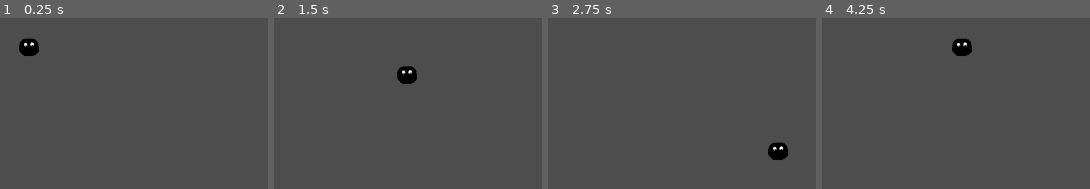
Above: before the commit, frames 1-4 (left to right).
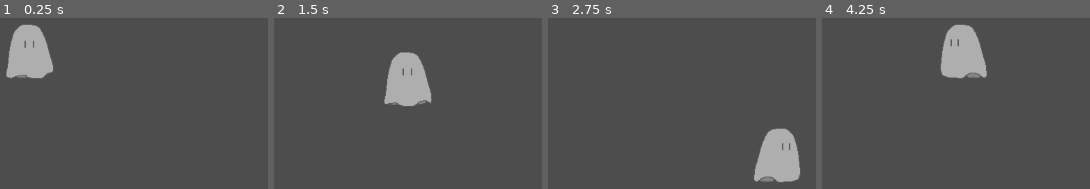
Above: after the commit, the same moments.

Repository: Akarui/GhostGame
Game: Godot game, scene res://init_node.tscn
Same seed, same stepped clock (60 frames per second), same inputs: the game is played once before the commit and once after it.
Inputs:
- Up to frame 1 (0.25 s): no input
- Up to frame 2 (1.5 s): tap Enter at 0.5 s; hold D (move_right) 0.53-1.28 s; hold S (move_down) from 1.28 s (still down)
- Up to frame 3 (2.75 s): release S (move_down) at 2.03 s; hold D (move_right) from 2.03 s (still down)
- Up to frame 4 (4.25 s): release D (move_right) at 2.78 s; hold W (move_up) 2.78-3.53 s; hold A (move_left) from 3.53 s (still down)

The runs differ from the first frame. In frame 1, 4.3% of the frame differs, in the area x 2-20%, y 4-36%; in frame 2, 4.2%; in frame 3, 4.3%, in the area x 76-95%, y 64-96%; in frame 4, 4.3%.

Commit message:
Add new player animations

Diff:
--- a/Player.gd
+++ b/Player.gd
@@ -29,9 +29,16 @@
 
 	if velocity.length() > 0:
 		velocity = velocity.normalized() * speed
-		$AnimatedSprite2D.play()
+		if (velocity.x > 0):
+			$AnimatedSprite2D.play("walk_right")
+		if (velocity.x < 0):
+			$AnimatedSprite2D.play("walk_left")
+		if (velocity.y < 0):
+			$AnimatedSprite2D.play("walk_up")
+		if (velocity.y > 0):
+			$AnimatedSprite2D.play("walk_down")
 	else:
-		$AnimatedSprite2D.stop()
+		$AnimatedSprite2D.play("idle")
 
 	position += velocity * delta
 
--- a/init_node.tscn
+++ b/init_node.tscn
@@ -1,20 +1,182 @@
-[gd_scene load_steps=5 format=3 uid="uid://c1y5rdvdeig4p"]
+[gd_scene load_steps=29 format=3 uid="uid://c1y5rdvdeig4p"]
 
 [ext_resource type="Script" path="res://Player.gd" id="1_dd6sy"]
-[ext_resource type="Texture2D" uid="uid://cmw4oewmmoa02" path="res://temp_assets/Player1.png" id="2_2lxco"]
+[ext_resource type="Texture2D" uid="uid://u7qhlb2a3lvd" path="res://character_assets/char_walk_idle_ghost.png" id="2_f2d8w"]
+[ext_resource type="Texture2D" uid="uid://ur8bypw8u5oo" path="res://character_assets/char_walk_right_ghost-Sheet.png" id="2_qjd5w"]
+[ext_resource type="Texture2D" uid="uid://hf2k3um1rkw4" path="res://character_assets/char_walk_left_ghost-Sheet.png" id="3_lwqo4"]
+[ext_resource type="Texture2D" uid="uid://dl4y6ufiao5ox" path="res://character_assets/char_walk_down_ghost-Sheet.png" id="5_tr5kb"]
+[ext_resource type="Texture2D" uid="uid://cf0ljitpj0th7" path="res://character_assets/char_walk_up_ghost-Sheet.png" id="6_k2xrf"]
+
+[sub_resource type="AtlasTexture" id="AtlasTexture_4pjj3"]
+atlas = ExtResource("2_f2d8w")
+region = Rect2(0, 0, 100, 100)
+
+[sub_resource type="AtlasTexture" id="AtlasTexture_y70ec"]
+atlas = ExtResource("2_f2d8w")
+region = Rect2(100, 0, 100, 100)
+
+[sub_resource type="AtlasTexture" id="AtlasTexture_rhlsu"]
+atlas = ExtResource("2_f2d8w")
+region = Rect2(200, 0, 100, 100)
+
+[sub_resource type="AtlasTexture" id="AtlasTexture_8e1g6"]
+atlas = ExtResource("2_f2d8w")
+region = Rect2(300, 0, 100, 100)
+
+[sub_resource type="AtlasTexture" id="AtlasTexture_x4qxw"]
+atlas = ExtResource("5_tr5kb")
+region = Rect2(0, 0, 100, 100)
+
+[sub_resource type="AtlasTexture" id="AtlasTexture_2rbf8"]
+atlas = ExtResource("5_tr5kb")
+region = Rect2(100, 0, 100, 100)
+
+[sub_resource type="AtlasTexture" id="AtlasTexture_3m4p6"]
+atlas = ExtResource("5_tr5kb")
+region = Rect2(200, 0, 100, 100)
+
+[sub_resource type="AtlasTexture" id="AtlasTexture_w38hw"]
+atlas = ExtResource("5_tr5kb")
+region = Rect2(300, 0, 100, 100)
+
+[sub_resource type="AtlasTexture" id="AtlasTexture_ivyxo"]
+atlas = ExtResource("3_lwqo4")
+region = Rect2(0, 0, 100, 100)
+
+[sub_resource type="AtlasTexture" id="AtlasTexture_w371s"]
+atlas = ExtResource("3_lwqo4")
+region = Rect2(100, 0, 100, 100)
+
+[sub_resource type="AtlasTexture" id="AtlasTexture_nf8o8"]
+atlas = ExtResource("3_lwqo4")
+region = Rect2(200, 0, 100, 100)
+
+[sub_resource type="AtlasTexture" id="AtlasTexture_uef4q"]
+atlas = ExtResource("3_lwqo4")
+region = Rect2(300, 0, 100, 100)
+
+[sub_resource type="AtlasTexture" id="AtlasTexture_1nw18"]
+atlas = ExtResource("2_qjd5w")
+region = Rect2(0, 0, 100, 100)
+
+[sub_resource type="AtlasTexture" id="AtlasTexture_jkh13"]
+atlas = ExtResource("2_qjd5w")
+region = Rect2(100, 0, 100, 100)
+
+[sub_resource type="AtlasTexture" id="AtlasTexture_5d4ur"]
+atlas = ExtResource("2_qjd5w")
+region = Rect2(200, 0, 100, 100)
+
+[sub_resource type="AtlasTexture" id="AtlasTexture_k1v6l"]
+atlas = ExtResource("2_qjd5w")
+region = Rect2(300, 0, 100, 100)
+
+[sub_resource type="AtlasTexture" id="AtlasTexture_wgn7q"]
+atlas = ExtResource("6_k2xrf")
+region = Rect2(0, 0, 100, 100)
+
+[sub_resource type="AtlasTexture" id="AtlasTexture_wdiyn"]
+atlas = ExtResource("6_k2xrf")
+region = Rect2(100, 0, 100, 100)
+
+[sub_resource type="AtlasTexture" id="AtlasTexture_rrvvx"]
+atlas = ExtResource("6_k2xrf")
+region = Rect2(200, 0, 100, 100)
+
+[sub_resource type="AtlasTexture" id="AtlasTexture_qhcxn"]
+atlas = ExtResource("6_k2xrf")
+region = Rect2(300, 0, 100, 100)
 
 [sub_resource type="SpriteFrames" id="SpriteFrames_q1eho"]
 animations = [{
 "frames": [{
 "duration": 1.0,
-"texture": ExtResource("2_2lxco")
+"texture": SubResource("AtlasTexture_4pjj3")
+}, {
+"duration": 1.0,
+"texture": SubResource("AtlasTexture_y70ec")
+}, {
+"duration": 1.0,
+"texture": SubResource("AtlasTexture_rhlsu")
+}, {
+"duration": 1.0,
+"texture": SubResource("AtlasTexture_8e1g6")
 }],
 "loop": true,
-"name": &"default",
+"name": &"idle",
+"speed": 5.0
+}, {
+"frames": [{
+"duration": 1.0,
+"texture": SubResource("AtlasTexture_x4qxw")
+}, {
+"duration": 1.0,
+"texture": SubResource("AtlasTexture_2rbf8")
+}, {
+"duration": 1.0,
+"texture": SubResource("AtlasTexture_3m4p6")
+}, {
+"duration": 1.0,
+"texture": SubResource("AtlasTexture_w38hw")
+}],
+"loop": true,
+"name": &"walk_down",
+"speed": 5.0
+}, {
+"frames": [{
+"duration": 1.0,
+"texture": SubResource("AtlasTexture_ivyxo")
+}, {
+"duration": 1.0,
+"texture": SubResource("AtlasTexture_w371s")
+}, {
+"duration": 1.0,
+"texture": SubResource("AtlasTexture_nf8o8")
+}, {
+"duration": 1.0,
+"texture": SubResource("AtlasTexture_uef4q")
+}],
+"loop": true,
+"name": &"walk_left",
+"speed": 5.0
+}, {
+"frames": [{
+"duration": 1.0,
+"texture": SubResource("AtlasTexture_1nw18")
+}, {
+"duration": 1.0,
+"texture": SubResource("AtlasTexture_jkh13")
+}, {
+"duration": 1.0,
+"texture": SubResource("AtlasTexture_5d4ur")
+}, {
+"duration": 1.0,
+"texture": SubResource("AtlasTexture_k1v6l")
+}],
+"loop": true,
+"name": &"walk_right",
+"speed": 5.0
+}, {
+"frames": [{
+"duration": 1.0,
+"texture": SubResource("AtlasTexture_wgn7q")
+}, {
+"duration": 1.0,
+"texture": SubResource("AtlasTexture_wdiyn")
+}, {
+"duration": 1.0,
+"texture": SubResource("AtlasTexture_rrvvx")
+}, {
+"duration": 1.0,
+"texture": SubResource("AtlasTexture_qhcxn")
+}],
+"loop": true,
+"name": &"walk_up",
 "speed": 5.0
 }]
 
-[sub_resource type="CapsuleShape2D" id="CapsuleShape2D_g1x7i"]
+[sub_resource type="CircleShape2D" id="CircleShape2D_bxd37"]
+radius = 38.0132
 
 [node name="InitNode2" type="Node2D"]
 
@@ -22,11 +184,11 @@
 script = ExtResource("1_dd6sy")
 
 [node name="AnimatedSprite2D" type="AnimatedSprite2D" parent="Player"]
-position = Vector2(4, 0.999998)
-scale = Vector2(0.51, 0.51)
 sprite_frames = SubResource("SpriteFrames_q1eho")
+animation = &"idle"
 
 [node name="CollisionShape2D" type="CollisionShape2D" parent="Player"]
-shape = SubResource("CapsuleShape2D_g1x7i")
+position = Vector2(-4, 6)
+shape = SubResource("CircleShape2D_bxd37")
 
 [connection signal="body_entered" from="Player" to="Player" method="_on_body_entered"]
--- a/project.godot
+++ b/project.godot
@@ -37,3 +37,7 @@
 "events": [Object(InputEventKey,"resource_local_to_scene":false,"resource_name":"","device":-1,"window_id":0,"alt_pressed":false,"shift_pressed":false,"ctrl_pressed":false,"meta_pressed":false,"pressed":false,"keycode":0,"physical_keycode":83,"key_label":0,"unicode":115,"echo":false,"script":null)
 ]
 }
+
+[rendering]
+
+textures/canvas_textures/default_texture_filter=0
Binary file added: character_assets/char_walk_down_ghost-Sheet.png
Not shown, added: character_assets/char_walk_down_ghost-Sheet.png.import
Binary file added: character_assets/char_walk_idle_ghost.png
Not shown, added: character_assets/char_walk_idle_ghost.png.import
Binary file added: character_assets/char_walk_left_ghost-Sheet.png
Not shown, added: character_assets/char_walk_left_ghost-Sheet.png.import
Binary file added: character_assets/char_walk_right_ghost-Sheet.png
Not shown, added: character_assets/char_walk_right_ghost-Sheet.png.import
Binary file added: character_assets/char_walk_up_ghost-Sheet.png
Not shown, added: character_assets/char_walk_up_ghost-Sheet.png.import
